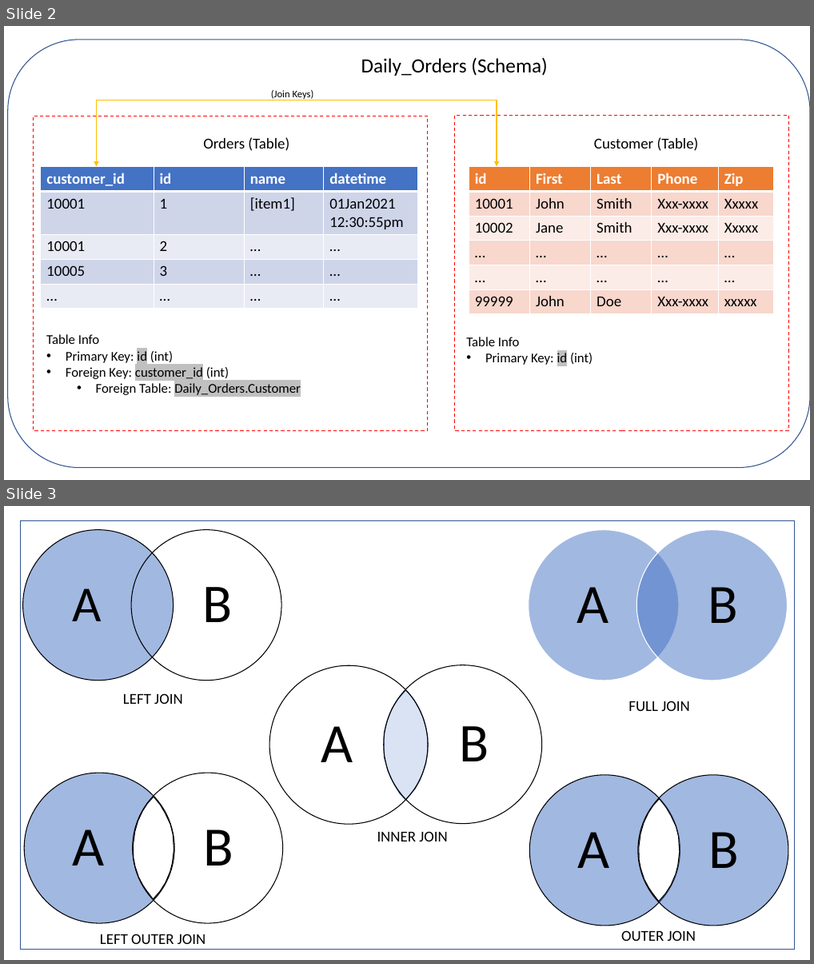
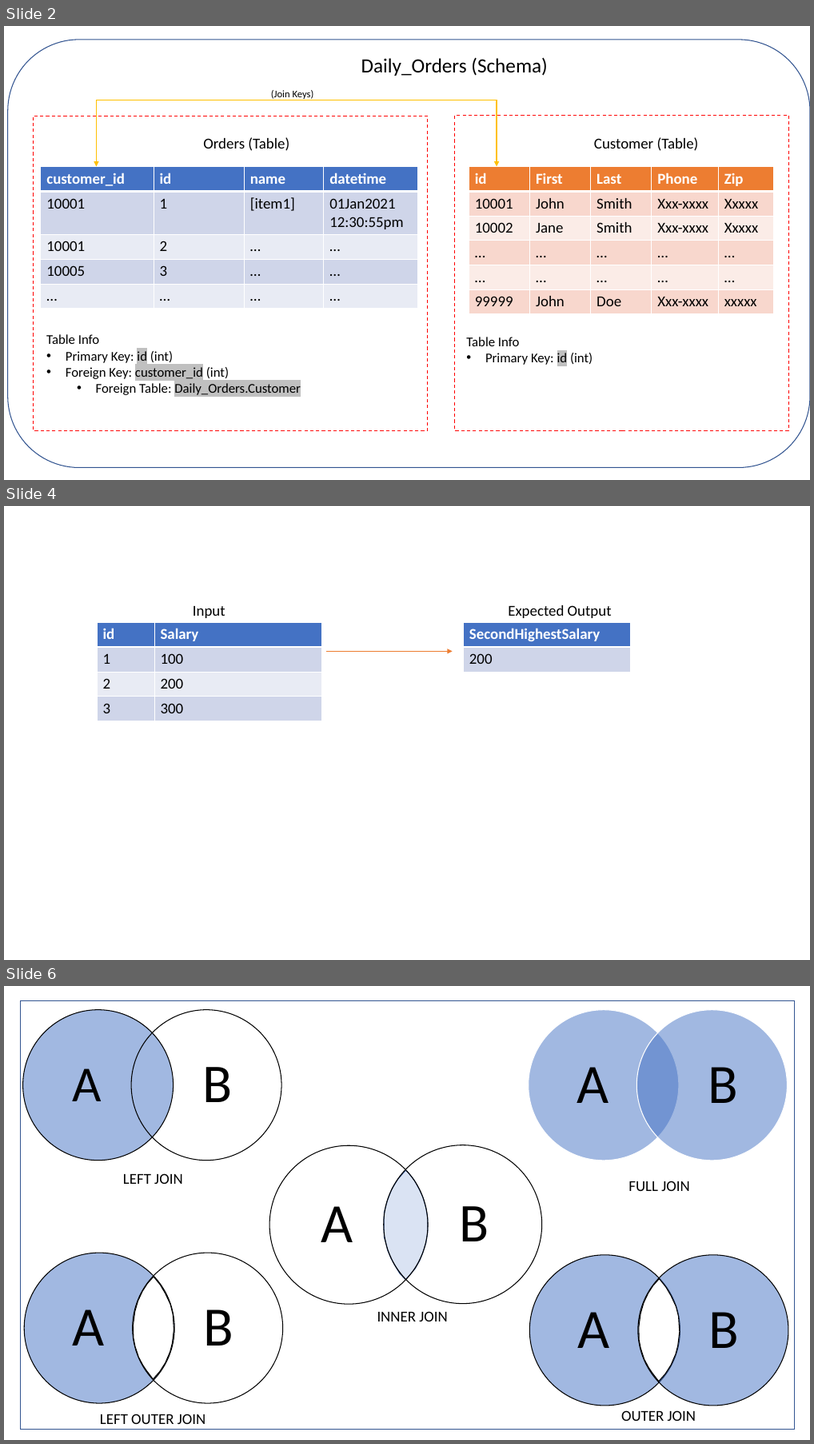
Before and after one commit to StevenLoaiza/Machine_Learning, a slide deck: SQL/sql_join_views.pptx. Shown one above the other, each under a label of ours: slides 2 and 3 before the commit, slides 2, 4 and 6 after it; the slides between them are not shown. The pictures are 814x964 and 814x1444 pixels, drawn with LibreOffice and Linux fonts; fonts in the diff are those of the drawing. Boxes give left, top, right and bottom in pixels: in the first picture for what was removed or moved away, otherwise in the second. Text is boxed around its words. In the diff, an @@ line names an element or a change of style, - is before the commit and + after.

```diff
--- a/SQL/sql_join_views.pptx
+++ b/SQL/sql_join_views.pptx
@@ slide 4 added at (x1=4, y1=506, x2=810, y2=960), background #FFFFFF @@
@@ table added at (x1=97, y1=622, x2=322, y2=721), 4 rows, 2 columns @@
+id | Salary
+1 | 100
+2 | 200
+3 | 300
@@ text added at (x1=193, y1=606, x2=226, y2=618), 18 pt, text #000000 @@
+Input
@@ table added at (x1=464, y1=622, x2=631, y2=672), 2 rows, 1 columns @@
+SecondHighestSalary
+200
@@ text added at (x1=508, y1=605, x2=612, y2=618), 18 pt, text #000000 @@
+Expected Output
@@ arrow added from (326, 651) to (453, 651), #ED7D31 0.5 pt @@
@@ what was slide 3 is now slide 6 @@
```
Also in this commit, not shown: 2 other slides added.
